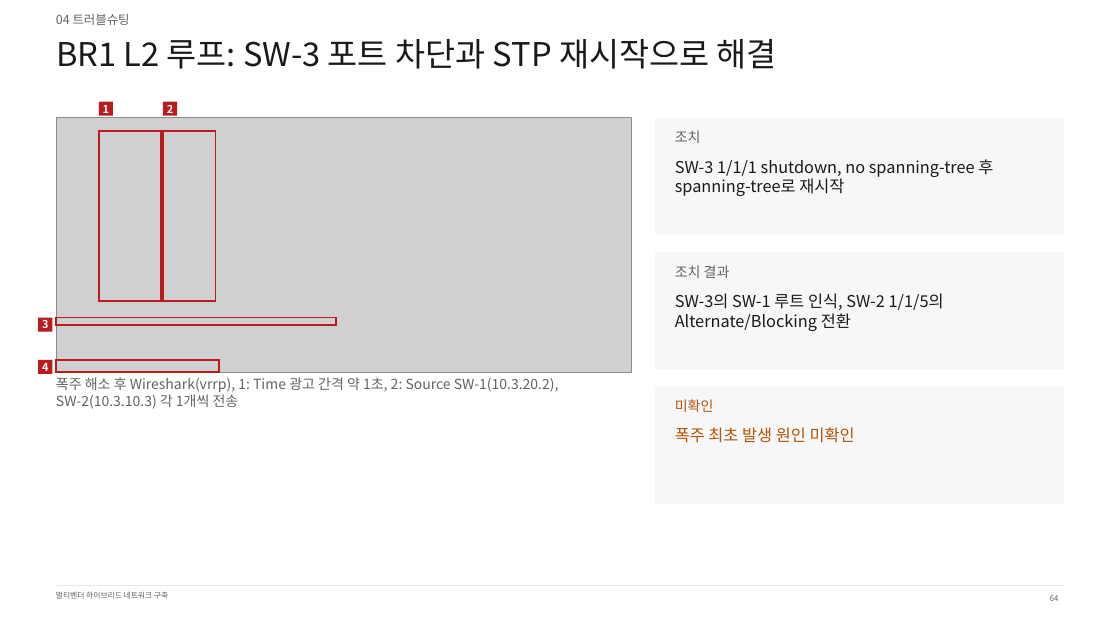
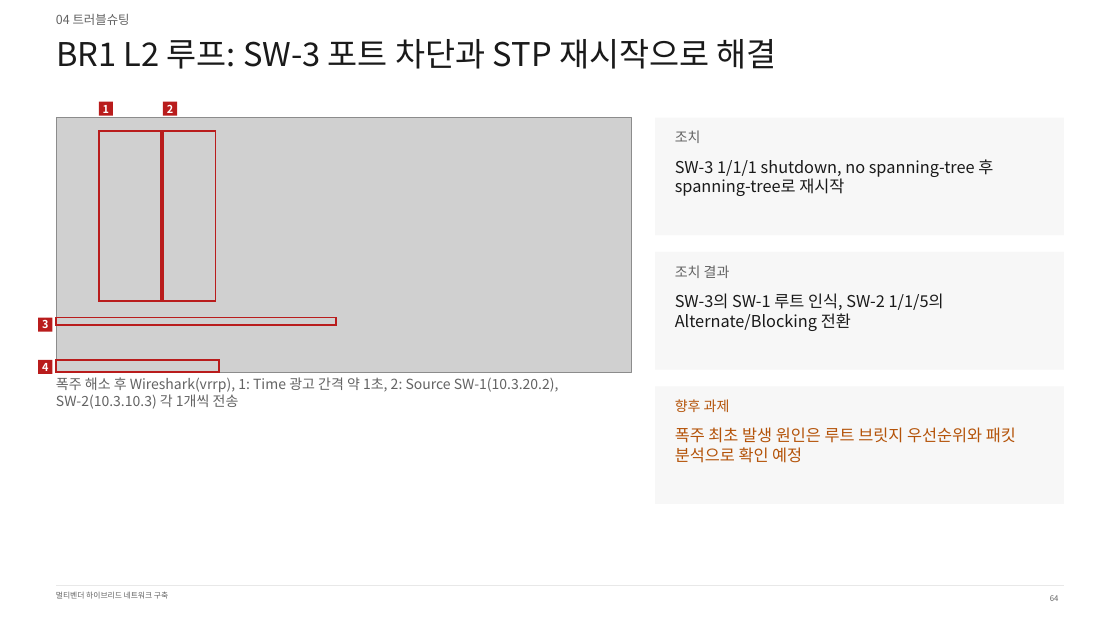
Before and after one commit to KSNAM97/multivendor-wan-dmvpn-mpls-lab, a slide deck: slide 64 of ppt/최종/멀티벤더_하이브리드_WAN_구축_남기석_261020.pptx. Drawn at 1120x630 pixels with LibreOffice and Linux fonts; fonts in the diff are those of the drawing; grey boxes stand for pictures. Boxes give left, top, right and bottom in pixels: in the first picture for what was removed or moved away, otherwise in the second. Text is boxed around its words. In the diff, an @@ line names an element or a change of style, - is before the commit and + after.

Commit message:
발표 자료에서 미확인 표기를 향후 과제로 정리

```diff
--- a/ppt/최종/멀티벤더_하이브리드_WAN_구축_남기석_261020.pptx
+++ b/ppt/최종/멀티벤더_하이브리드_WAN_구축_남기석_261020.pptx
@@ text at bbox=[675, 399, 730, 412]: text changed @@
-미확인
+향후 과제
@@ text at bbox=[675, 427, 1016, 463]: text changed @@
-폭주 최초 발생 원인 미확인
+폭주 최초 발생 원인은 루트 브릿지 우선순위와 패킷 분석으로 확인 예정
```
Also in this commit, not shown: 2 other slides changed.
